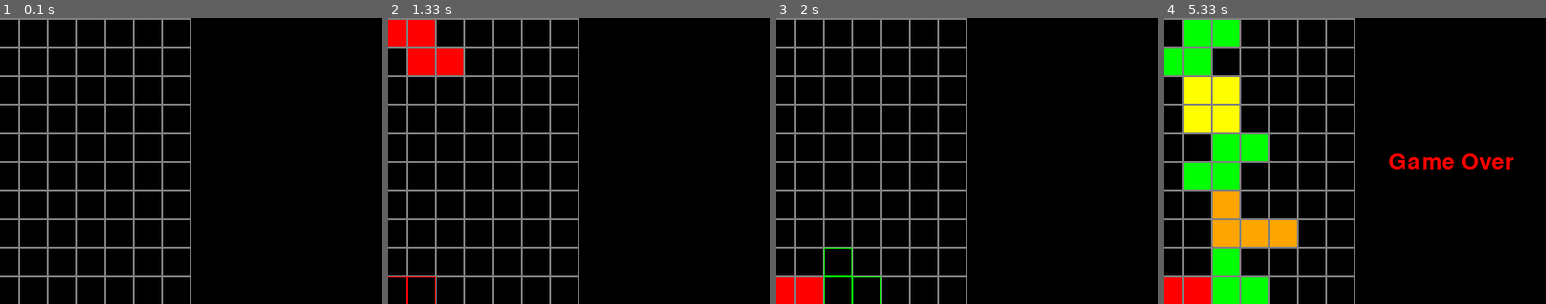
Above: before the commit, frames 1-4 (left to right).
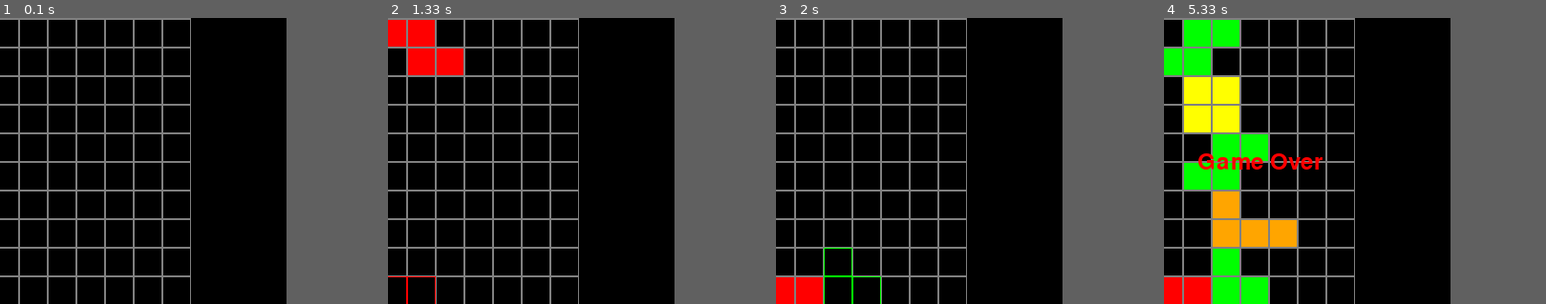
Above: after the commit, the same moments.

Repository: i0z0m/tetris-pygame
Game: pygame game, started from src/tetris_pygame/__main__.py
Same seed, same stepped clock (60 frames per second), same inputs: the game is played once before the commit and once after it.
Inputs:
- Up to frame 1 (0.1 s): no input
- Up to frame 2 (1.33 s): tap Space at 0.33, 0.73, 1.23 s; hold Down 0.67-1.13 s; hold Left from 1.17 s (still down)
- Up to frame 3 (2 s): release Left at 1.67 s; hold Up from 1.7 s (still down); tap Space at 1.77 s
- Up to frame 4 (5.33 s): release Up at 2.12 s; hold Right 2.15-2.8 s; tap Space at 2.22, 2.9, 3.83, 4.33, 4.83 s; hold Down 2.83-3.73 s; hold Left 3.77-4.23 s; hold Right 4.27-4.73 s; hold Up from 4.77 s (still down)
The pictures show only the part of the screen within x 12-62%, y 25-75%; the shares and areas given below are measured in that part.
In our replay, the window is 800x600 before the commit and 400x600 after it. These sizes can differ from the game's own. Grey fills any space a smaller window leaves; there, only what the larger window draws over its background counts as a difference.

The runs differ from the first frame. In frame 1, only the window size differs. In frame 2, only the window size differs. In frame 3, only the window size differs. In frame 4, 1.8% of the frame differs, in the area x 9-92%, y 47-53%.

Commit message:
resize screen width

Diff:
--- a/src/tetris_pygame/__main__.py
+++ b/src/tetris_pygame/__main__.py
@@ -5,7 +5,7 @@
 import time
 
 # テトリスの定数
-WIDTH:int = 800
+WIDTH:int = 400
 HEIGHT:int  = 600
 PLAY_WIDTH:int = 300
 PLAY_HEIGHT:int = 600
